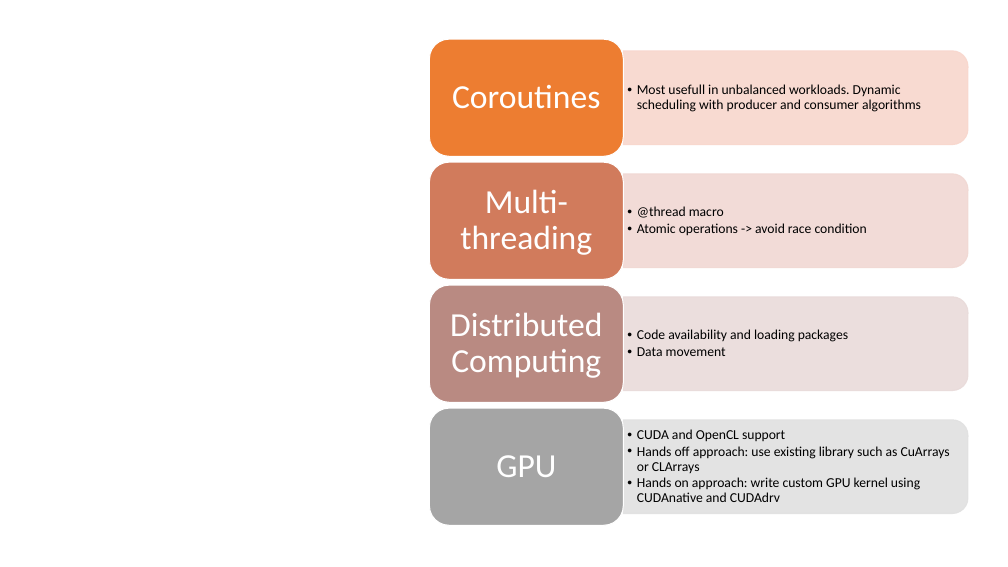
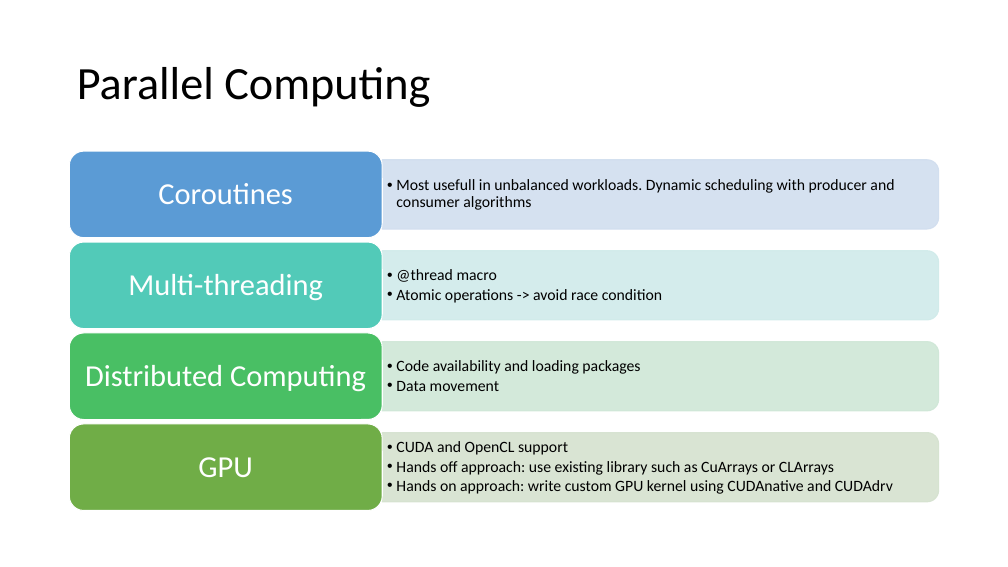
Before and after one commit to senresearch/julia-intro-docs, a slide deck: slide 9 of notebooks/xiaoqi-why-julia-fast.pptx. Drawn at 1008x567 pixels with LibreOffice and Linux fonts; fonts in the diff are those of the drawing. Boxes give left, top, right and bottom in pixels: in the first picture for what was removed or moved away, otherwise in the second. Text is boxed around its words. In the diff, an @@ line names an element or a change of style, - is before the commit and + after.

Commit message:
changed color of slides, and add annotation of compilation stages

```diff
--- a/notebooks/xiaoqi-why-julia-fast.pptx
+++ b/notebooks/xiaoqi-why-julia-fast.pptx
@@ title added at [77, 67, 430, 107], 44 pt, text #000000 @@
+Parallel Computing
@@ text "Coroutines": place and size @@
-text "Coroutines" at [452, 85, 600, 109]
+text "Coroutines" at [158, 183, 292, 204]
@@ size 13 to 15 pt in 4 elements at [396, 441, 893, 494], [396, 360, 640, 391], [396, 269, 662, 303], [396, 179, 894, 210] @@
@@ text "Most usefull in unbalanced workloads. ...": place and size @@
-text "Most usefull in unbalanced workloads. ..." at [637, 84, 921, 112]
+text "Most usefull in unbalanced workloads. ..." at [396, 179, 894, 210]
@@ text "Multi-threading": place and size @@
-text "Multi-threading" at [460, 189, 592, 255]
+text "Multi-threading" at [128, 274, 323, 300]
@@ text "@thread macro": place and size @@
-text "@thread macro" at [637, 206, 867, 236]
+text "@thread macro" at [396, 269, 662, 303]
@@ text "Distributed Computing": place and size @@
-text "Distributed Computing" at [450, 312, 602, 378]
+text "Distributed Computing" at [85, 365, 366, 391]
@@ text "Code availability and loading packages": place and size @@
-text "Code availability and loading packages" at [637, 329, 848, 356]
+text "Code availability and loading packages" at [396, 360, 640, 391]
@@ group removed at [430, 39, 968, 526]: 4 round same rects, 4 rounded rectangles @@
@@ group added at [70, 151, 939, 511]: 4 round same rects, 4 rounded rectangles @@
@@ size 32 to 29 pt; less space between paragraphs in 4 elements at [158, 183, 292, 204], [128, 274, 323, 300], [85, 365, 366, 391], [198, 457, 252, 477] @@
@@ text "GPU": place and size @@
-text "GPU" at [496, 455, 556, 477]
+text "GPU" at [198, 457, 252, 477]
@@ text "CUDA and OpenCL support": place and size @@
-text "CUDA and OpenCL support" at [637, 429, 950, 502]
+text "CUDA and OpenCL support" at [396, 441, 893, 494]
```
Also in this commit, not shown: 6 other slides changed, 8 other files.
